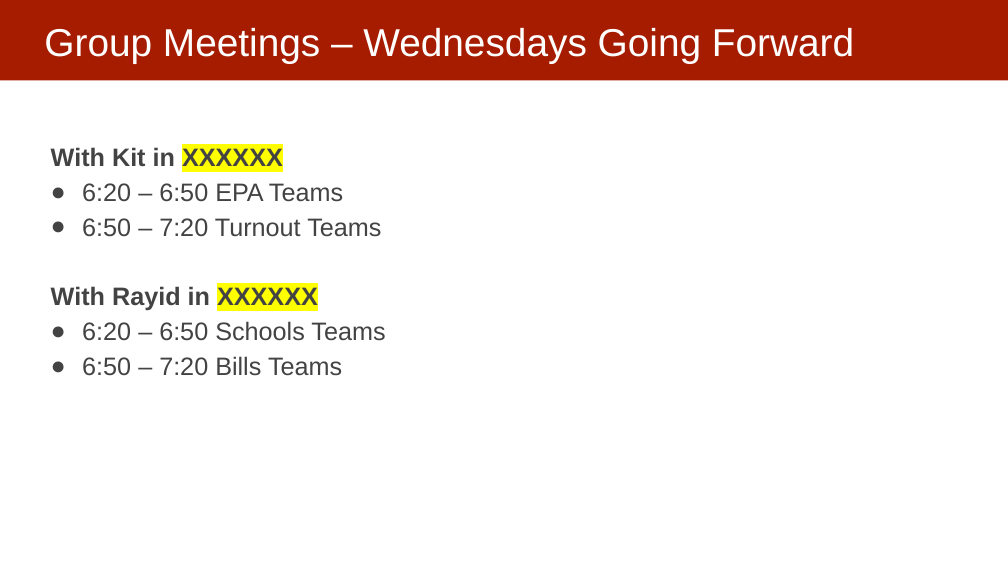
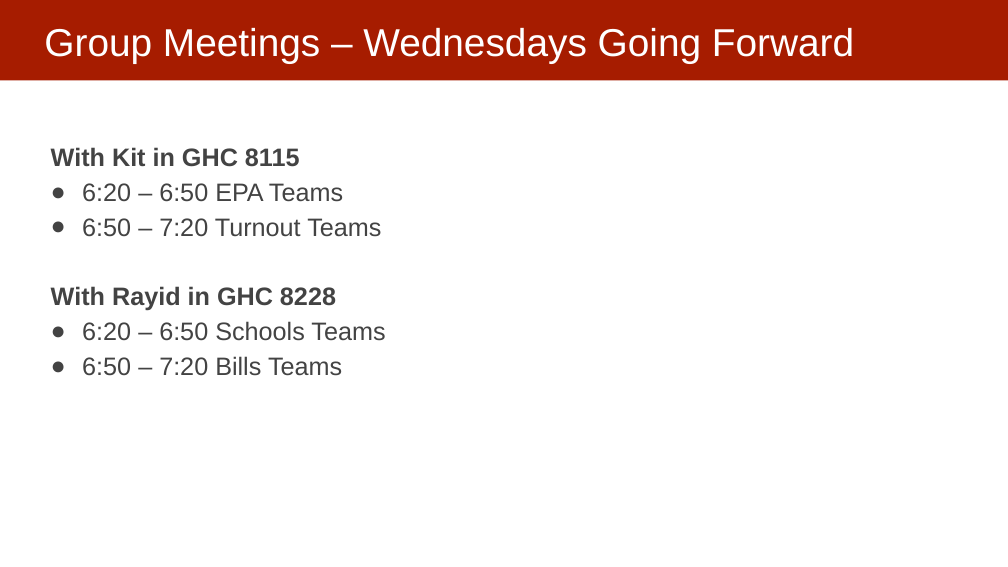
Before and after one commit to dssg/mlforpublicpolicylab, a slide deck: slide 3 of 06 - Performance and Evaluation Pt 2/Model Selection and Validation - Part II.pptx. Drawn at 1008x567 pixels with LibreOffice and Linux fonts; fonts in the diff are those of the drawing. Boxes give left, top, right and bottom in pixels: in the first picture for what was removed or moved away, otherwise in the second. Text is boxed around its words. In the diff, an @@ line names an element or a change of style, - is before the commit and + after.

Commit message:
updated rooms

```diff
--- a/06 - Performance and Evaluation Pt 2/Model Selection and Validation - Part II.pptx
+++ b/06 - Performance and Evaluation Pt 2/Model Selection and Validation - Part II.pptx
@@ text at (x1=51, y1=147, x2=300, y2=167): text changed @@
-With Kit in XXXXXX
+With Kit in GHC 8115
@@ text at (x1=51, y1=286, x2=336, y2=311): text changed @@
-With Rayid in XXXXXX
+With Rayid in GHC 8228
```
